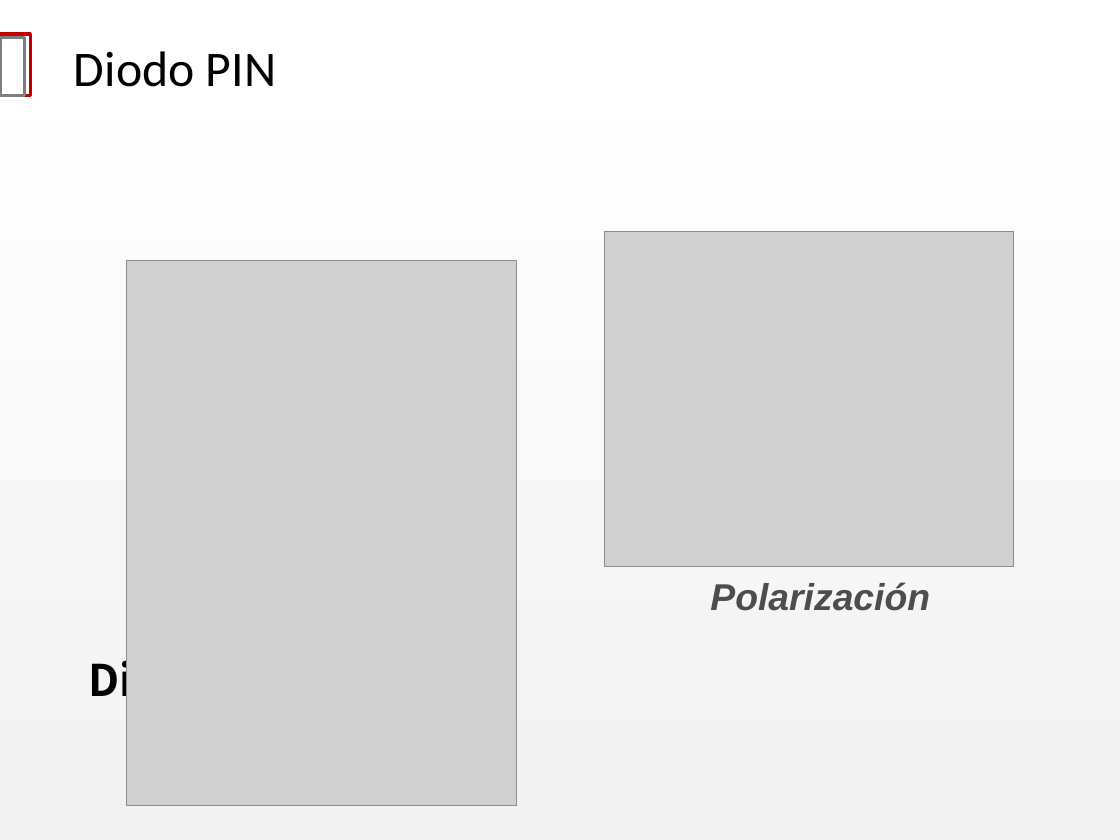
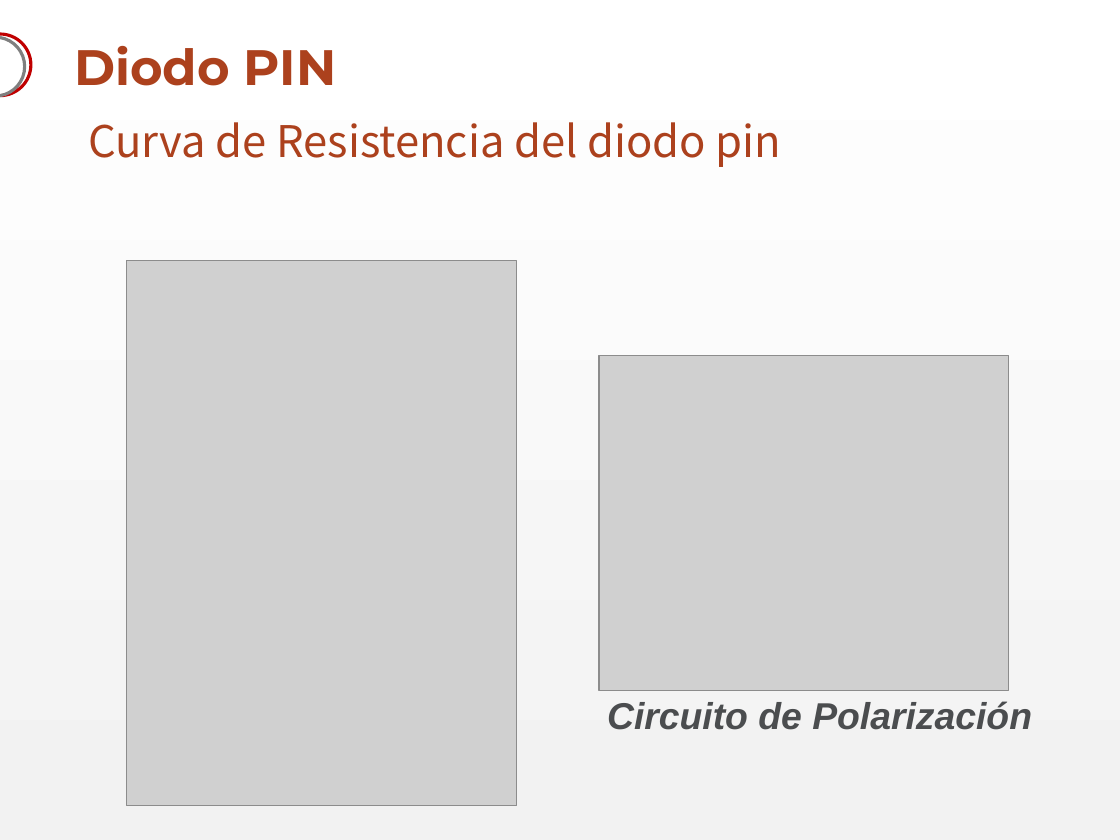
Before and after one commit to akukulanski/RF_Switch_3GHz, a slide deck: slide 4 of Presentación/RF Switch.pptx. Drawn at 1120x840 pixels with LibreOffice and Linux fonts; fonts in the diff are those of the drawing; grey boxes stand for pictures; background and template pictures are left out. Boxes give left, top, right and bottom in pixels: in the first picture for what was removed or moved away, otherwise in the second. Text is boxed around its words. In the diff, an @@ line names an element or a change of style, - is before the commit and + after.

```diff
--- a/Presentación/RF Switch.pptx
+++ b/Presentación/RF Switch.pptx
@@ title "Diodo PIN" at [74, 46, 337, 86]: font Calibri to Montserrat, text colour #000000 to #AC411D, bold on; line spacing 1 to 0.9 @@
@@ rectangle removed at [0, 34, 31, 95] @@
@@ rectangle removed at [0, 38, 25, 96] @@
@@ freeform shape added at [0, 34, 31, 95], outline #C00000 2 pt @@
@@ freeform shape added at [0, 38, 25, 96], outline #7F7F7F 2 pt @@
@@ text "Curva de Resistencia del diodo ..." at [88, 122, 782, 167]: vertical alignment bottom to top @@
@@ text at [88, 122, 782, 167]: text changed; text colour #000000 to #AC411D; bold off @@
-Diodos pin:
+Curva de Resistencia del diodo pin
@@ picture: place and size @@
-picture at [605, 232, 1014, 567]
+picture at [599, 355, 1009, 690]
@@ text at [607, 701, 1032, 730]: text changed @@
-Polarización
+Circuito de Polarización
```
Also in this commit, not shown: 14 other slides changed.
